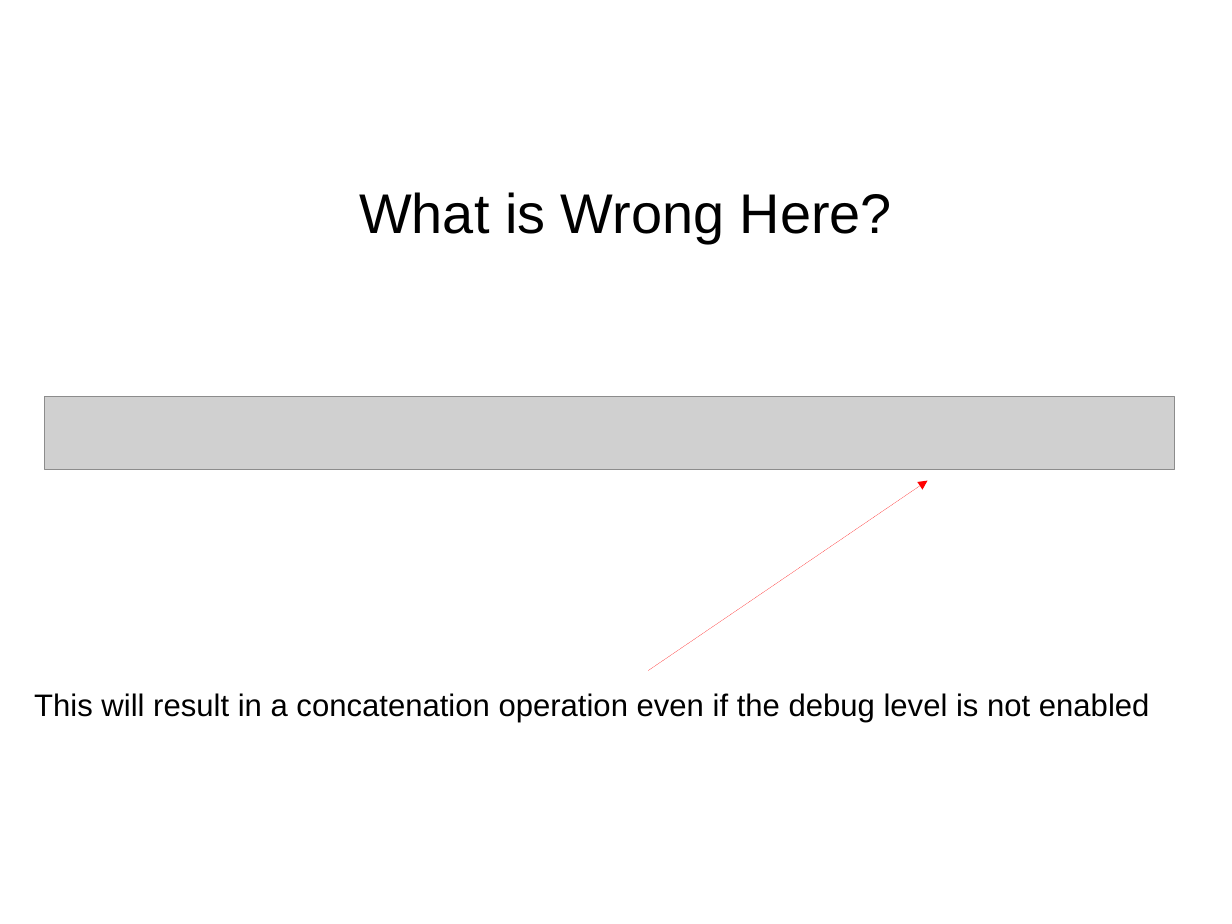
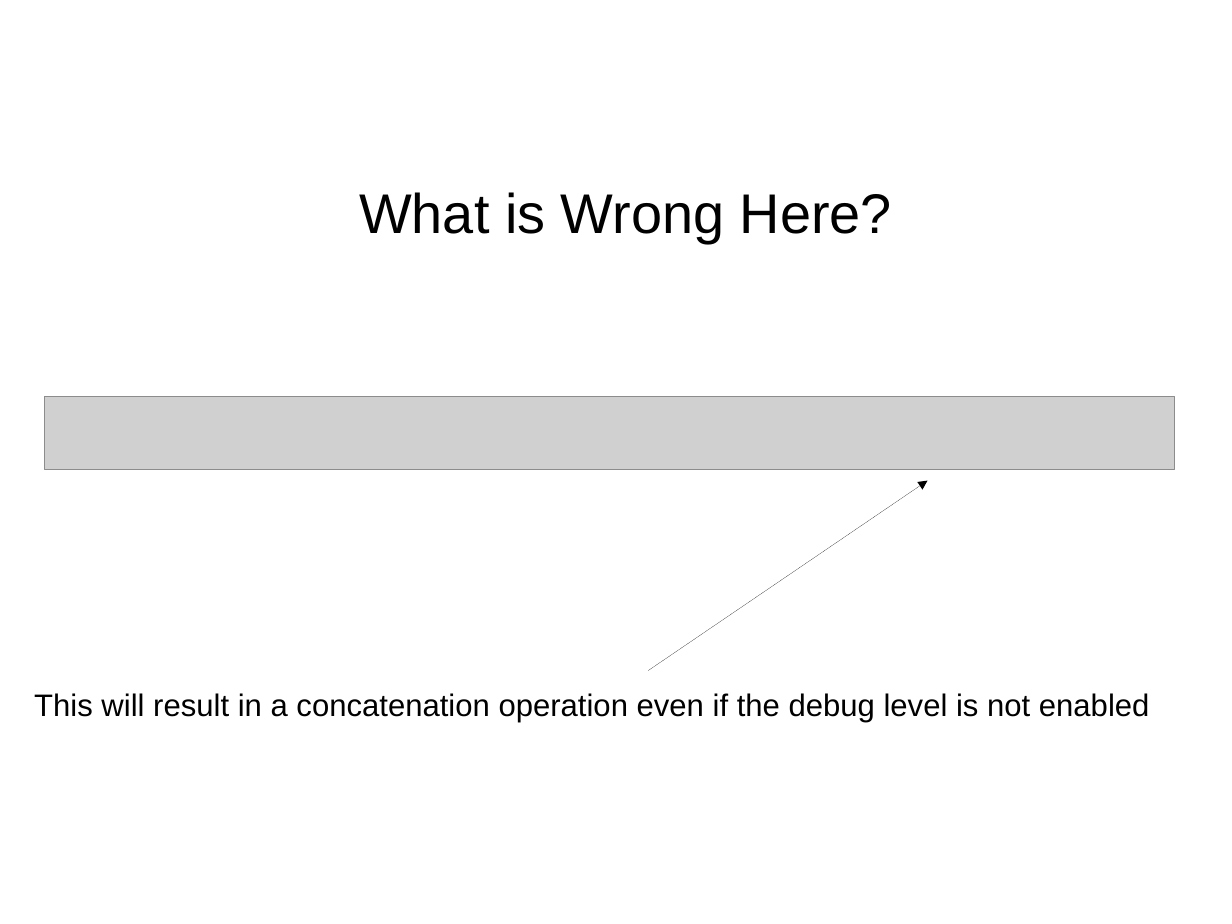
Before and after one commit to dwclark/AstTransformations, a slide deck: slide 3 of ast.odp. Drawn at 1232x924 pixels with LibreOffice and Linux fonts; fonts in the diff are those of the drawing; grey boxes stand for pictures. Boxes give left, top, right and bottom in pixels: in the first picture for what was removed or moved away, otherwise in the second. Text is boxed around its words. In the diff, an @@ line names an element or a change of style, - is before the commit and + after.

```diff
--- a/ast.odp
+++ b/ast.odp
@@ arrow (648, 671) - (928, 481): stroke #FF0000 0 pt to #000000 0 pt @@
```
Also in this commit, not shown: 8 other slides changed.
